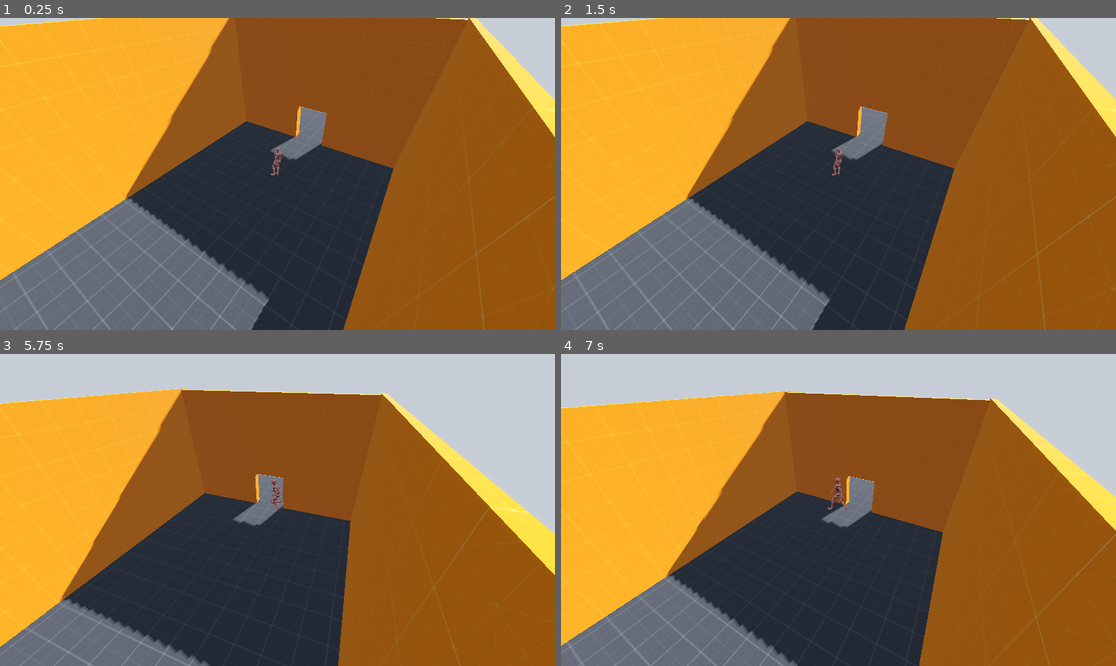
Above: before the commit, frames 1-4 (two rows, left to right).
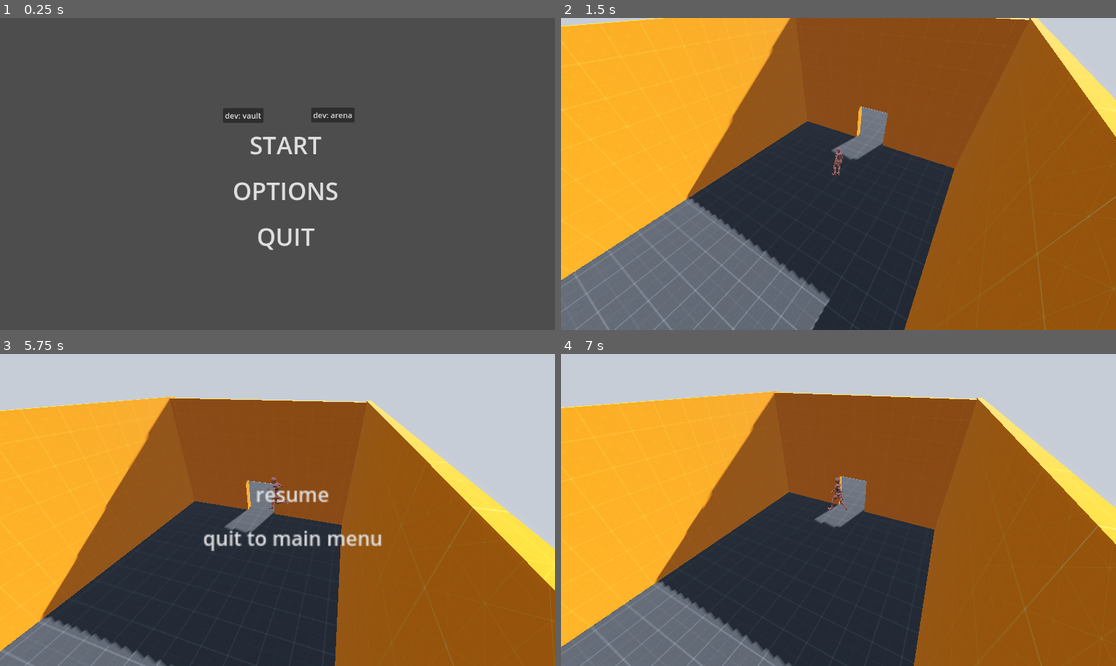
Above: after the commit, the same moments.

Repository: Bloombeard/diamond-heist
Game: Godot game, scene res://scenes/main_menu.tscn
Two runs of this game, one before a commit and one after it. Both use one fixed random seed, a clock stepped at 60 frames per second and the inputs below. Before the commit the project starts from res://scenes/vault.tscn.
Inputs (mouse positions are in pixels of both pictures, inside the frame that each line leads up to):
- Up to frame 1 (0.25 s): no input
- Up to frame 2 (1.5 s): click (844, 189) at 0.5 s, where only the run after the commit has a clickable "OPTIONS"; click (805, 114) at 1.25 s, where only the run after the commit has a clickable "dev: vault"
- Up to frame 3 (5.75 s): tap Enter at 2 s; hold D (move_right) 2.03-2.78 s; hold Shift (run) 2.03-2.78 s; tap Space (jump) at 2.27, 3.02, 4.25, 4.52, 5.27 s; hold S (move_backward) 2.78-3.53 s; tap Shift (run) at 2.85, 4.35 s; hold D (move_right) 3.53-4.28 s; hold Shift (run) 3.53-4.28 s; hold W (move_forward) 4.28-5.03 s; hold A (move_left) from 5.03 s (still down); hold Shift (run) from 5.03 s (still down); tap Escape (pause, bound only after the commit) at 5.65 s
- Up to frame 4 (7 s): release A (move_left) at 5.75 s; release Shift (run) at 5.75 s; click (855, 494) at 5.75 s, where only the run after the commit has a clickable "resume"; tap Enter at 6.5 s; hold A (move_left) from 6.53 s (still down); tap Shift (run) at 6.6 s; tap Space (jump) at 6.77 s

The runs differ from the first frame. In frame 1, 100% of the frame differs, in the area x 0-100%, y 0-100%; in frame 2, less than 0.1%; in frame 3, 11%; in frame 4, 5.5%.

Commit message:
started building pause and main menus

Diff:
--- a/project.godot
+++ b/project.godot
@@ -11,7 +11,7 @@
 [application]
 
 config/name="diamond heist"
-run/main_scene="uid://bab57487xo37b"
+run/main_scene="uid://kuec6fc1dby0"
 config/features=PackedStringArray("4.5", "Forward Plus")
 config/icon="res://icon.svg"
 
@@ -53,3 +53,9 @@
 , Object(InputEventJoypadButton,"resource_local_to_scene":false,"resource_name":"","device":-1,"button_index":10,"pressure":0.0,"pressed":true,"script":null)
 ]
 }
+pause={
+"deadzone": 0.2,
+"events": [Object(InputEventKey,"resource_local_to_scene":false,"resource_name":"","device":-1,"window_id":0,"alt_pressed":false,"shift_pressed":false,"ctrl_pressed":false,"meta_pressed":false,"pressed":false,"keycode":0,"physical_keycode":4194305,"key_label":0,"unicode":0,"location":0,"echo":false,"script":null)
+, Object(InputEventJoypadButton,"resource_local_to_scene":false,"resource_name":"","device":-1,"button_index":6,"pressure":0.0,"pressed":false,"script":null)
+]
+}
--- /dev/null
+++ b/scenes/main_menu.tscn
@@ -0,0 +1,71 @@
+[gd_scene load_steps=2 format=3 uid="uid://kuec6fc1dby0"]
+
+[ext_resource type="Script" uid="uid://en4mnbpc27oy" path="res://scripts/main_menu.gd" id="1_l6cm7"]
+
+[node name="MainMenu" type="Node2D"]
+script = ExtResource("1_l6cm7")
+
+[node name="button_manager" type="Control" parent="."]
+layout_mode = 3
+anchors_preset = 8
+anchor_left = 0.5
+anchor_top = 0.5
+anchor_right = 0.5
+anchor_bottom = 0.5
+grow_horizontal = 2
+grow_vertical = 2
+
+[node name="start_button" type="Button" parent="button_manager"]
+layout_mode = 0
+offset_left = 493.0
+offset_top = 218.0
+offset_right = 693.0
+offset_bottom = 310.0
+theme_override_font_sizes/font_size = 50
+text = "START
+"
+flat = true
+
+[node name="options_button" type="Button" parent="button_manager"]
+layout_mode = 0
+offset_left = 479.0
+offset_top = 313.0
+offset_right = 707.0
+offset_bottom = 405.0
+theme_override_font_sizes/font_size = 50
+text = "OPTIONS
+"
+flat = true
+
+[node name="quit_button" type="Button" parent="button_manager"]
+layout_mode = 0
+offset_left = 493.0
+offset_top = 408.0
+offset_right = 693.0
+offset_bottom = 500.0
+theme_override_font_sizes/font_size = 50
+text = "QUIT
+"
+flat = true
+
+[node name="dev_vault_start_button" type="Button" parent="button_manager"]
+layout_mode = 0
+offset_left = 463.0
+offset_top = 187.0
+offset_right = 547.0
+offset_bottom = 218.0
+text = "dev: vault"
+
+[node name="dev_arena_start_button" type="Button" parent="button_manager"]
+layout_mode = 0
+offset_left = 646.0
+offset_top = 186.0
+offset_right = 736.0
+offset_bottom = 217.0
+text = "dev: arena"
+
+[connection signal="pressed" from="button_manager/start_button" to="." method="_on_start_button_pressed"]
+[connection signal="pressed" from="button_manager/options_button" to="." method="_on_options_button_pressed"]
+[connection signal="pressed" from="button_manager/quit_button" to="." method="_on_quit_button_pressed"]
+[connection signal="pressed" from="button_manager/dev_vault_start_button" to="." method="_on_dev_vault_start_button_pressed"]
+[connection signal="pressed" from="button_manager/dev_arena_start_button" to="." method="_on_dev_arena_start_button_pressed"]
--- /dev/null
+++ b/scenes/pause_menu.tscn
@@ -0,0 +1,47 @@
+[gd_scene load_steps=2 format=3 uid="uid://cocuv0btvffdb"]
+
+[ext_resource type="Script" uid="uid://brh853cubwrpk" path="res://scripts/pause_menu.gd" id="1_n87rw"]
+
+[node name="PauseMenu" type="Control"]
+layout_mode = 3
+anchors_preset = 15
+anchor_right = 1.0
+anchor_bottom = 1.0
+grow_horizontal = 2
+grow_vertical = 2
+scale = Vector2(1, 1.0006549)
+script = ExtResource("1_n87rw")
+
+[node name="MarginContainer" type="MarginContainer" parent="."]
+layout_mode = 1
+anchors_preset = 8
+anchor_left = 0.5
+anchor_top = 0.5
+anchor_right = 0.5
+anchor_bottom = 0.5
+offset_left = -164.99997
+offset_top = -74.16359
+offset_right = -13.0
+offset_bottom = -8.163574
+grow_horizontal = 2
+grow_vertical = 2
+scale = Vector2(2.6, 2.6)
+
+[node name="VBoxContainer" type="VBoxContainer" parent="MarginContainer"]
+layout_mode = 2
+size_flags_horizontal = 4
+size_flags_vertical = 4
+
+[node name="resume_button" type="Button" parent="MarginContainer/VBoxContainer"]
+process_mode = 3
+layout_mode = 2
+text = "resume"
+flat = true
+
+[node name="quit_button" type="Button" parent="MarginContainer/VBoxContainer"]
+layout_mode = 2
+text = "quit to main menu"
+flat = true
+
+[connection signal="pressed" from="MarginContainer/VBoxContainer/resume_button" to="." method="_on_resume_button_pressed"]
+[connection signal="pressed" from="MarginContainer/VBoxContainer/quit_button" to="." method="_on_quit_button_pressed"]
--- a/scenes/test_arena.tscn
+++ b/scenes/test_arena.tscn
@@ -1,14 +1,15 @@
-[gd_scene load_steps=21 format=3 uid="uid://b8sgotg6oxvuh"]
+[gd_scene load_steps=22 format=3 uid="uid://b8sgotg6oxvuh"]
 
 [ext_resource type="PackedScene" uid="uid://butv4eka18auv" path="res://scenes/player.tscn" id="1_4brrt"]
-[ext_resource type="Script" path="res://scenes/test_arena.gd" id="1_htu68"]
+[ext_resource type="Script" uid="uid://b8lei0hxcl2d5" path="res://scenes/test_arena.gd" id="1_htu68"]
 [ext_resource type="Texture2D" uid="uid://c8arnlq67qi7" path="res://assets/textures/grids/Dark/texture_05.png" id="2_i8g6w"]
+[ext_resource type="PackedScene" uid="uid://cocuv0btvffdb" path="res://scenes/pause_menu.tscn" id="2_tgj8j"]
 [ext_resource type="Texture2D" uid="uid://c8upf6osvdwx5" path="res://assets/textures/grids/Orange/texture_05.png" id="3_htu68"]
 [ext_resource type="Texture2D" uid="uid://dqgbgrchvfwve" path="res://assets/textures/grids/Green/texture_05.png" id="4_gq0uu"]
 [ext_resource type="Texture2D" uid="uid://does8rpwjdh1r" path="res://assets/textures/grids/Red/texture_05.png" id="5_ica0y"]
-[ext_resource type="Script" path="res://scripts/static_tracking_camera.gd" id="6_i8g6w"]
-[ext_resource type="Script" path="res://scripts/camera_on_rails.gd" id="8_gq0uu"]
-[ext_resource type="PackedScene" path="res://scenes/enemy.tscn" id="9_ica0y"]
+[ext_resource type="Script" uid="uid://calcf0bm026jd" path="res://scripts/static_tracking_camera.gd" id="6_i8g6w"]
+[ext_resource type="Script" uid="uid://dwqmq55dpp5tw" path="res://scripts/camera_on_rails.gd" id="8_gq0uu"]
+[ext_resource type="PackedScene" uid="uid://qkbko2sifekr" path="res://scenes/enemy.tscn" id="9_ica0y"]
 
 [sub_resource type="ProceduralSkyMaterial" id="ProceduralSkyMaterial_htu68"]
 sky_horizon_color = Color(0.662243, 0.671743, 0.686743, 1)
@@ -68,6 +69,8 @@
 [node name="TestArena" type="Node3D"]
 script = ExtResource("1_htu68")
 
+[node name="PauseMenu" parent="." instance=ExtResource("2_tgj8j")]
+
 [node name="WorldEnvironment" type="WorldEnvironment" parent="."]
 environment = SubResource("Environment_gq0uu")
 
--- a/scenes/vault.tscn
+++ b/scenes/vault.tscn
@@ -8,6 +8,7 @@
 [ext_resource type="PackedScene" uid="uid://butv4eka18auv" path="res://scenes/player.tscn" id="5_g0dvk"]
 [ext_resource type="PackedScene" uid="uid://boc7uld8h3ora" path="res://scenes/camera_on_rails.tscn" id="6_5fq5j"]
 [ext_resource type="Script" uid="uid://calcf0bm026jd" path="res://scripts/static_tracking_camera.gd" id="6_skwyo"]
+[ext_resource type="PackedScene" uid="uid://cocuv0btvffdb" path="res://scenes/pause_menu.tscn" id="9_g0dvk"]
 
 [sub_resource type="ProceduralSkyMaterial" id="ProceduralSkyMaterial_sgp6g"]
 sky_horizon_color = Color(0.662243, 0.671743, 0.686743, 1)
@@ -53,22 +54,6 @@
 albedo_texture = ExtResource("4_5fq5j")
 uv1_triplanar = true
 
-[sub_resource type="GDScript" id="GDScript_jyhfs"]
-script/source = "extends Camera3D
-
-@export var target: Node3D
-
-# Called when the node enters the scene tree for the first time.
-func _ready() -> void:
-	pass # Replace with function body.
-
-
-# Called every frame. 'delta' is the elapsed time since the previous frame.
-func _process(delta: float) -> void:
-	var target_position = target.position
-	look_at(target_position)
-"
-
 [sub_resource type="BoxShape3D" id="BoxShape3D_jyhfs"]
 size = Vector3(6.6862183, 2.6971436, 7.756836)
 
@@ -80,6 +65,8 @@
 
 [node name="Vault" type="Node3D"]
 script = ExtResource("1_5fq5j")
+
+[node name="PauseMenu" parent="." instance=ExtResource("9_g0dvk")]
 
 [node name="WorldEnvironment" type="WorldEnvironment" parent="."]
 environment = SubResource("Environment_0wfyh")
--- /dev/null
+++ b/scripts/main_menu.gd
@@ -0,0 +1,19 @@
+extends Node2D
+
+
+func _on_start_button_pressed() -> void:
+	pass # Replace with function body.
+
+
+func _on_options_button_pressed() -> void:
+	pass # Replace with function body.
+
+
+func _on_quit_button_pressed() -> void:
+	get_tree().quit()
+
+func _on_dev_vault_start_button_pressed() -> void:
+	get_tree().change_scene_to_file("res://scenes/vault.tscn")
+
+func _on_dev_arena_start_button_pressed() -> void:
+	get_tree().change_scene_to_file("res://scenes/test_arena.tscn")
--- /dev/null
+++ b/scripts/pause_menu.gd
@@ -0,0 +1,22 @@
+extends Control
+
+func _ready() -> void:
+	visible = false
+	get_tree().paused = false
+
+func _input(_event: InputEvent) -> void:
+	if Input.is_action_just_pressed("pause"):
+		if get_tree().paused:
+			visible = false
+			get_tree().paused = false
+		else:
+			visible = true
+			get_tree().paused = true
+
+func _on_resume_button_pressed() -> void:
+	visible = false
+	get_tree().paused = false
+
+func _on_quit_button_pressed() -> void:
+	print('quit button pressed')
+	#get_tree().change_scene_to_file("res://scenes/main_menu.tscn")
Not shown: 1 places in scenes/vault.tscn that only renumber resources
Not shown, added: scripts/main_menu.gd.uid
Not shown, added: scripts/pause_menu.gd.uid
